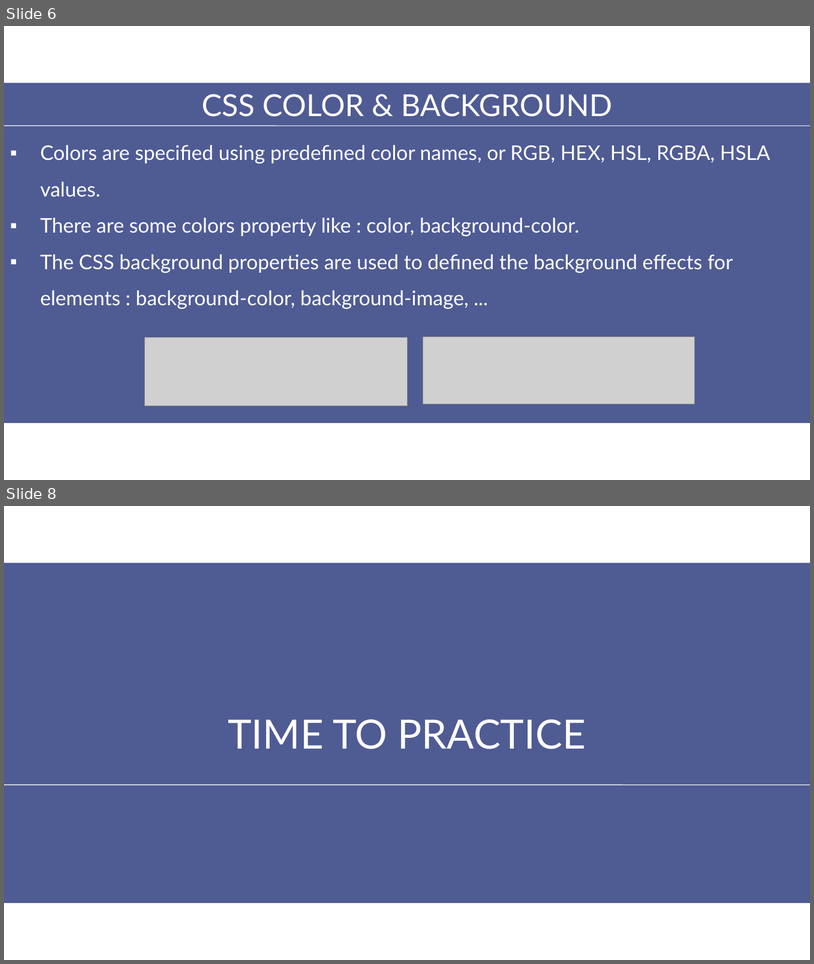
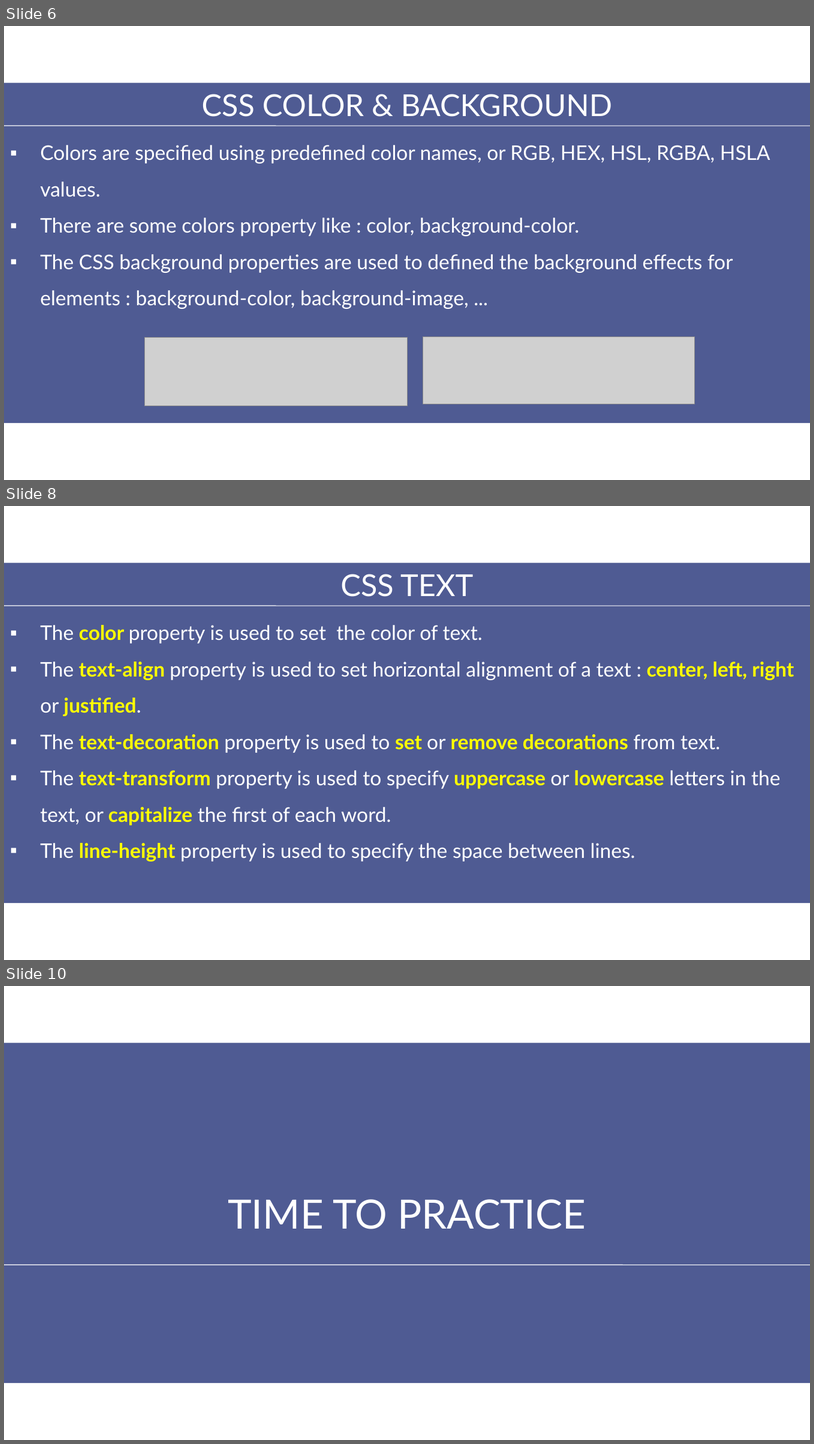
Before and after one commit to aptech-php/aptech-php-course, a slide deck: HTML-CSS-JS/slides/3-CSS.pptx. Shown one above the other, each under a label of ours: slides 6 and 8 before the commit, slides 6, 8 and 10 after it; the slides between them are not shown. The pictures are 814x964 and 814x1444 pixels, drawn with LibreOffice and Linux fonts; fonts in the diff are those of the drawing; grey boxes stand for pictures. Boxes give left, top, right and bottom in pixels: in the first picture for what was removed or moved away, otherwise in the second. Text is boxed around its words. In the diff, an @@ line names an element or a change of style, - is before the commit and + after.

```diff
--- a/HTML-CSS-JS/slides/3-CSS.pptx
+++ b/HTML-CSS-JS/slides/3-CSS.pptx
@@ slide 8 added at box(4, 506, 810, 960), background #FFFFFF @@
@@ rectangle added at box(4, 563, 810, 903), fill #4F5B93 @@
@@ text added at box(341, 574, 473, 597), 36 pt, text #FFFFFF @@
+CSS TEXT
@@ line added from (4, 606) to (810, 606), #FFFFFF 0.75 pt @@
@@ text added at box(40, 625, 794, 861), 24 pt, text #FFFFFF @@
+▪ The color property is used to set the color of text.
+▪ The text-align property is used to set horizontal alignment of a text : center, left, right or justified.
+▪ The text-decoration property is used to set or remove decorations from text.
+▪ The text-transform property is used to specify uppercase or lowercase letters in the text, or capitalize the first of each word.
+▪ The line-height property is used to specify the space between lines.
@@ what was slide 8 is now slide 10 @@
```
Also in this commit, not shown: 1 slide changed, 1 other slide added, 1 other file.
